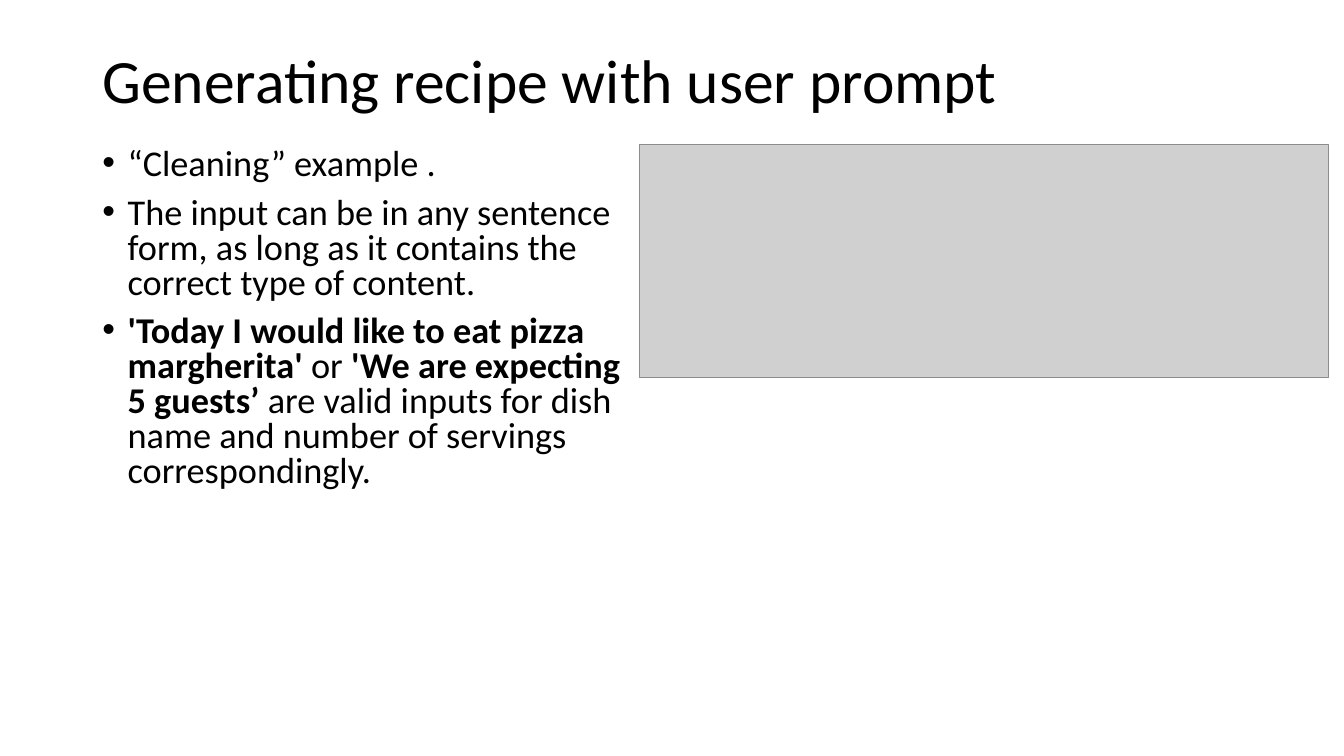
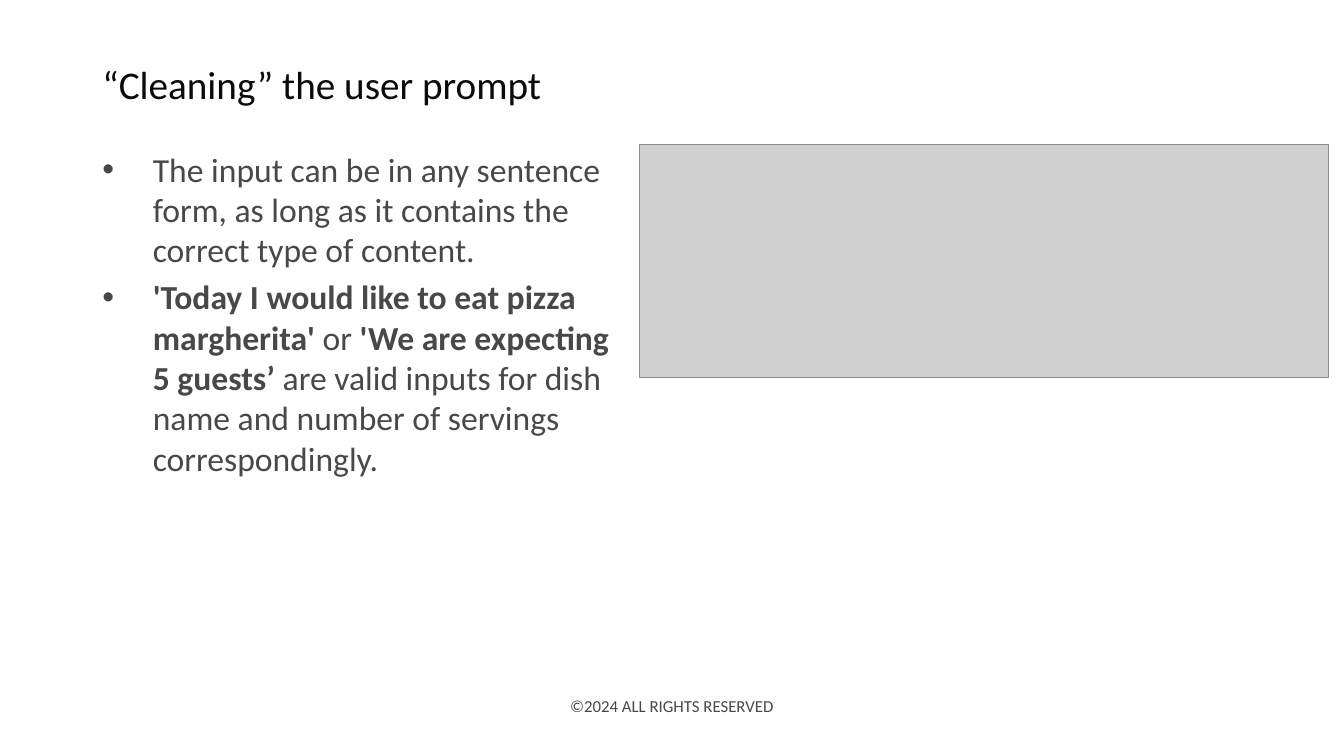
Before and after one commit to deepnetworkgmbh/generative-ai, a slide deck: slide 7 of recipe_generation/Presentation.pptx. Drawn at 1344x756 pixels with LibreOffice and Linux fonts; fonts in the diff are those of the drawing; grey boxes stand for pictures; background and template pictures are left out. Boxes give left, top, right and bottom in pixels: in the first picture for what was removed or moved away, otherwise in the second. Text is boxed around its words. In the diff, an @@ line names an element or a change of style, - is before the commit and + after.

Commit message:
(recipe_generation): Updated the presentation

```diff
--- a/recipe_generation/Presentation.pptx
+++ b/recipe_generation/Presentation.pptx
@@ title at bbox=[102, 71, 541, 106]: text changed; size 44 to 28 pt; text colour #000000 to #0B0B0B @@
-Generating recipe with user prompt
+“Cleaning” the user prompt
@@ text "The input can be in ..." at bbox=[153, 158, 608, 477]: size 25.9 to 24 pt, text colour #000000 to #484848; indent changed; line spacing 0.8 to 1; less space between paragraphs @@
@@ text at bbox=[128, 150, 418, 183]: paragraph removed @@
-• “Cleaning” example .
@@ text added at bbox=[570, 700, 773, 712], 12 pt, text #484848 @@
+©2024 ALL RIGHTS RESERVED
```
Also in this commit, not shown: 16 other slides changed, 4 slides added, 3 slides removed, 1 other file.
